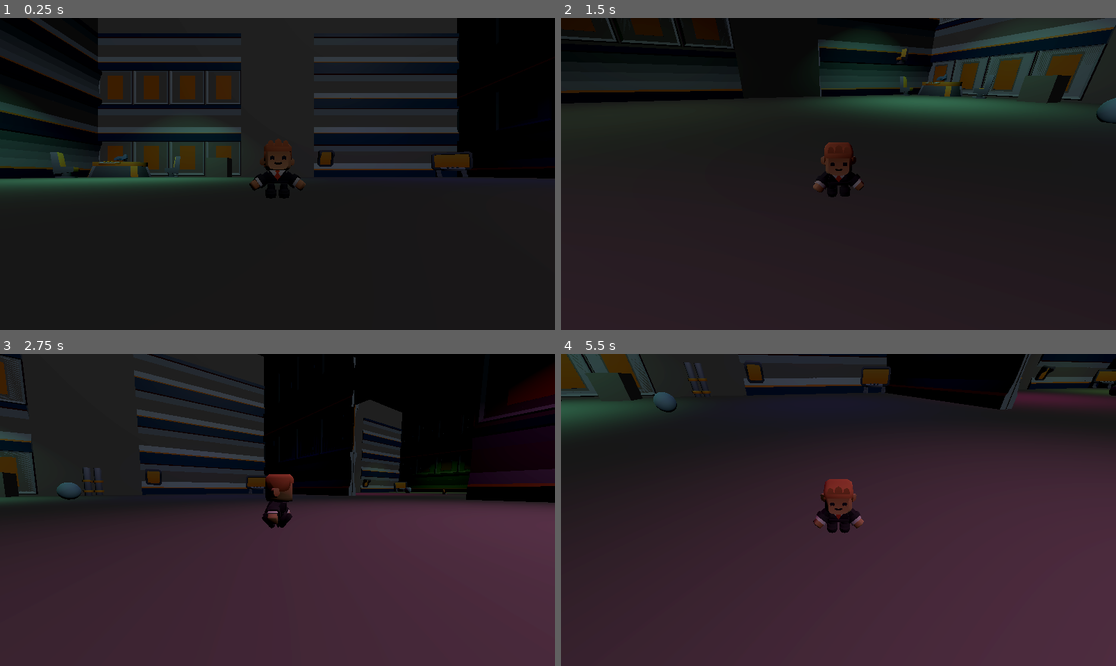
Above: before the commit, frames 1-4 (two rows, left to right).
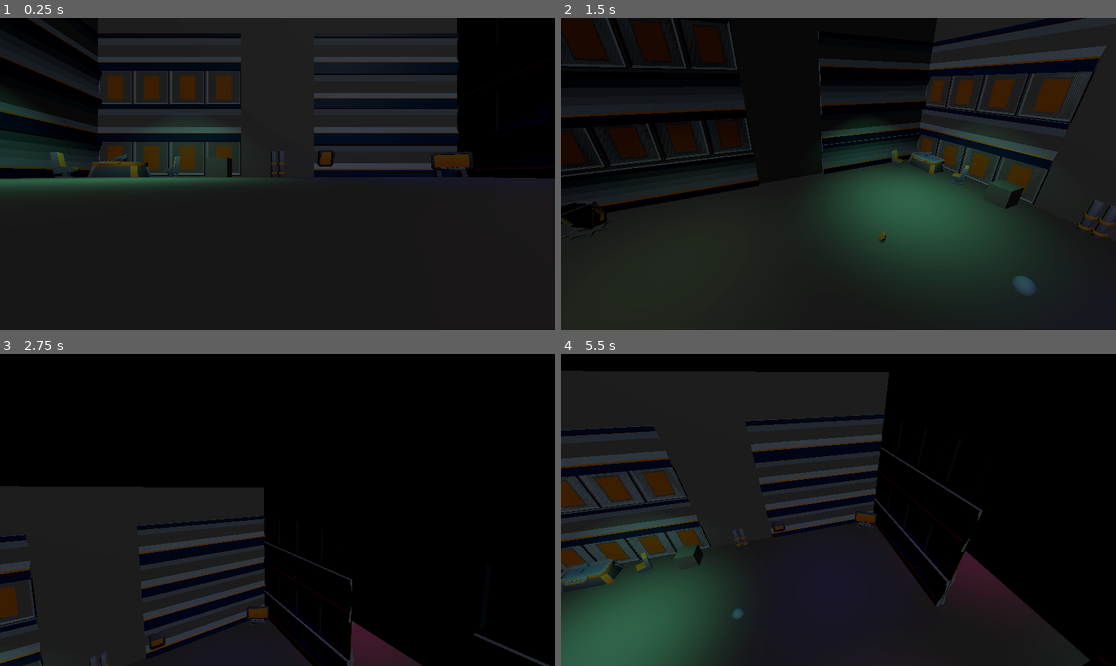
Above: after the commit, the same moments.

Repository: milosfarkas/mr-astro-junior-3d
Game: Godot game, scene res://scene/level.tscn
Two runs of this game, one before a commit and one after it. Both use one fixed random seed, a clock stepped at 60 frames per second and the inputs below.
Inputs (mouse positions are in pixels of both pictures, inside the frame that each line leads up to):
- Up to frame 1 (0.25 s): no input
- Up to frame 2 (1.5 s): tap Enter (ui_accept) at 0.5 s; move the mouse to (960, 158) at 0.52 s; hold D (right) 0.53-1.28 s; tap Space (jump) at 0.6, 0.77, 1.07 s; click (960, 158) at 0.67 s; move the mouse to (727, 189) at 1.27 s; hold S (backward) from 1.28 s (still down); tap Ctrl (sprint) at 1.35 s
- Up to frame 3 (2.75 s): tap Space (jump) at 1.52, 1.55, 1.82, 2.1 s; move the mouse to (333, 441) at 2.02 s; release S (backward) at 2.03 s; hold D (right) from 2.03 s (still down)
- Up to frame 4 (5.5 s): move the mouse to (810, 572) at 2.77 s; release D (right) at 2.78 s; hold W (forward) 2.78-3.53 s; tap Ctrl (sprint) at 2.85, 4.35 s; click (810, 572) at 2.92 s; tap Space (jump) at 3.02, 3.05, 3.32, 3.6, 3.77, 4.07, 4.52, 4.55, 4.82, 5.1 s; move the mouse to (1005, 556) at 3.52 s; hold Left (left) 3.53-5.03 s; move the mouse to (672, 463) at 4.27 s; move the mouse to (866, 510) at 5.02 s; hold S (backward) from 5.03 s (still down); click (866, 510) at 5.17 s

The runs differ from the first frame. In frame 1, 0.8% of the frame differs, in the area x 44-56%, y 38-56%; in frame 2, 32%; in frame 3, 68%; in frame 4, 74%, in the area x 0-100%, y 0-100%.
Error after the commit: Attempt to call function 'set_move_state' in base 'null instance' on a null instance. (res://scene/character/player.gd:54)

Commit message:
mr astro animation

Diff:
--- a/mr-astro-junior-3d/scene/character/Player.tscn
+++ b/mr-astro-junior-3d/scene/character/Player.tscn
@@ -2,7 +2,7 @@
 
 [ext_resource type="Script" uid="uid://bip8612jy06qs" path="res://scene/character/player.gd" id="1_d6bex"]
 [ext_resource type="PackedScene" uid="uid://co5v6b4s61sx" path="res://scene/character/camera_controller.tscn" id="1_gxxus"]
-[ext_resource type="PackedScene" uid="uid://bel7q3lounhml" path="res://scene/character/character_male_d_2.tscn" id="2_d6bex"]
+[ext_resource type="PackedScene" uid="uid://dpngvxne0gcab" path="res://mr_astro_jnr_skin.tscn" id="4_3l4lg"]
 
 [sub_resource type="CapsuleShape3D" id="CapsuleShape3D_3l4lg"]
 radius = 0.4
@@ -18,4 +18,5 @@
 [node name="CameraController" parent="." instance=ExtResource("1_gxxus")]
 transform = Transform3D(0.4, 0, 0, 0, 0.35, 0, 0, 0, 0.4, 0, 0.3, 0)
 
-[node name="TestPlayerSkin" parent="." instance=ExtResource("2_d6bex")]
+[node name="MrAstroJnr" parent="." instance=ExtResource("4_3l4lg")]
+transform = Transform3D(0.18, 0, 0, 0, 0.18, 0, 0, 0, 0.18, 0, 0, 0)
--- a/mr-astro-junior-3d/scene/character/character_male_d_2.gd
+++ /dev/null
@@ -1,7 +0,0 @@
-extends Node3D
-
-@onready var move_state_machine = $AnimationTree.get("parameters/playback")
-
-
-func set_move_state(state_name: String) -> void:
-	move_state_machine.travel(state_name)
--- a/mr-astro-junior-3d/scene/character/character_male_d_2.tscn
+++ b/mr-astro-junior-3d/scene/character/character_male_d_2.tscn
@@ -1,7 +1,16 @@
-[gd_scene load_steps=8 format=3 uid="uid://bel7q3lounhml"]
+[gd_scene load_steps=8 format=3 uid="uid://cdcjun7yyqm8r"]
 
 [ext_resource type="PackedScene" uid="uid://b84y5kol54cbj" path="res://assets/kenney_mini-characters/character-male-d.glb" id="1_hn5t6"]
-[ext_resource type="Script" uid="uid://dp7gfobq4g4y" path="res://scene/character/character_male_d_2.gd" id="2_fs1sp"]
+
+[sub_resource type="GDScript" id="GDScript_hn5t6"]
+script/source = "extends Node3D
+
+@onready var move_state_machine = $AnimationTree.get(\"parameters/playback\")
+
+
+func set_move_state(state_name: String) -> void:
+	move_state_machine.travel(state_name)
+"
 
 [sub_resource type="AnimationNodeAnimation" id="AnimationNodeAnimation_fs1sp"]
 animation = &"idle"
@@ -22,13 +31,7 @@
 transitions = ["Start", "idle", SubResource("AnimationNodeStateMachineTransition_kt1wk"), "idle", "running", SubResource("AnimationNodeStateMachineTransition_m5ngw")]
 
 [node name="TestPlayerSkin" instance=ExtResource("1_hn5t6")]
-script = ExtResource("2_fs1sp")
-
-[node name="Skeleton3D" parent="character-male-d" index="0"]
-bones/3/rotation = Quaternion(0.0182521, 0, 0, 0.999833)
-bones/4/rotation = Quaternion(0, 0, -0.349482, 0.936943)
-bones/5/rotation = Quaternion(0, 0, 0.349482, 0.936943)
-bones/6/rotation = Quaternion(0, -0.0182521, 0, 0.999833)
+script = SubResource("GDScript_hn5t6")
 
 [node name="AnimationTree" type="AnimationTree" parent="." index="2"]
 tree_root = SubResource("AnimationNodeStateMachine_2c54m")
--- a/mr-astro-junior-3d/scene/character/player.gd
+++ b/mr-astro-junior-3d/scene/character/player.gd
@@ -5,8 +5,7 @@
 @export var jump_height : float = 2.25
 @export var jump_time_to_peak : float = 0.4
 @export var jump_time_to_descent : float = 0.3
-@onready var skin = $TestPlayerSkin
-
+@onready var skin = $MrAstroJnr
 
 
 @onready var jump_velocity : float = ((2.0 * jump_height) / jump_time_to_peak) * -1.0
@@ -14,6 +13,9 @@
 @onready var fall_gravity : float = ((-2.0 * jump_height) / (jump_time_to_descent * jump_time_to_descent)) * -1.0
 # source: https://youtu.be/IOe1aGY6hXA?feature=shared
 
+var action_jump = "jump"
+var action_idle = "idle"
+var action_run = "running"
 
 @export var base_speed := 4.0
 @export var run_speed := 6.0
@@ -42,25 +44,23 @@
 		vel_2d = vel_2d.limit_length(speed) * speed_modifier
 		velocity.x = vel_2d.x
 		velocity.z = vel_2d.y
-		skin.set_move_state('running')
+		skin.set_move_state(action_run)
 		var target_angle = -movement_input.angle() + PI/2
 		skin.rotation.y = rotate_toward(skin.rotation.y, target_angle, 6.0 * delta)
 	else:
 		vel_2d = vel_2d.move_toward(Vector2.ZERO, base_speed * 4.0 * delta)
 		velocity.x = vel_2d.x
 		velocity.z = vel_2d.y
-		skin.set_move_state('idle')
+		skin.set_move_state(action_idle)
 
 	if movement_input:
 		last_movement_input = movement_input.normalized()
-
-
 
 func jump_logic(delta) -> void:
 	if is_on_floor():
 		if Input.is_action_just_pressed("jump"):
 			velocity.y = -jump_velocity
 	else:
-		skin.set_move_state('jump')
+		skin.set_move_state(action_jump)
 	var gravity = jump_gravity if velocity.y > 0.0 else fall_gravity
 	velocity.y -= gravity * delta
Not shown, removed: mr-astro-junior-3d/scene/character/character_male_d_2.gd.uid
